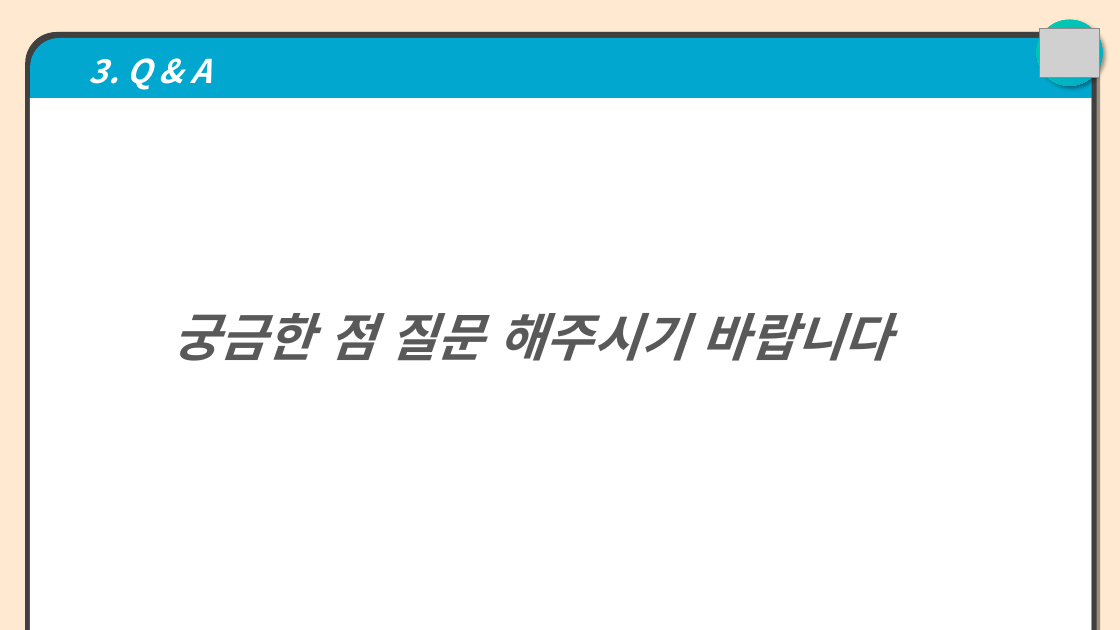
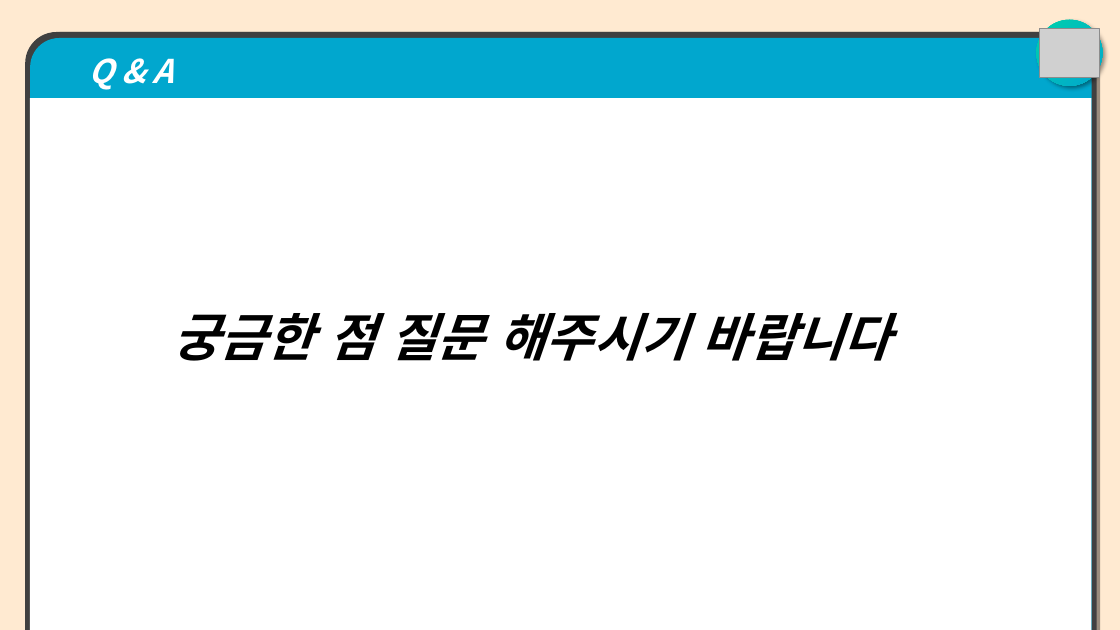
Before and after one commit to jangho1016/2022_1_CapstoneDesign, a slide deck: slide 13 of Final Assignments/22년 1학기 캡스톤-발표자료-파라노이드(오장호).pptx. Drawn at 1120x630 pixels with LibreOffice and Linux fonts; fonts in the diff are those of the drawing; grey boxes stand for pictures. Boxes give left, top, right and bottom in pixels: in the first picture for what was removed or moved away, otherwise in the second. Text is boxed around its words. In the diff, an @@ line names an element or a change of style, - is before the commit and + after.

Commit message:
발표 자료 ppt 애니메이션 추가 및 수정

```diff
--- a/Final Assignments/22년 1학기 캡스톤-발표자료-파라노이드(오장호).pptx
+++ b/Final Assignments/22년 1학기 캡스톤-발표자료-파라노이드(오장호).pptx
@@ text in round same rect at <box>89,58,174,90</box>: text changed @@
-  3. Q & A
+  Q & A
@@ text "궁금한 점 질문 해주시기 바랍니다" at <box>172,313,891,361</box>: text colour #595959 to #000000 @@
```
